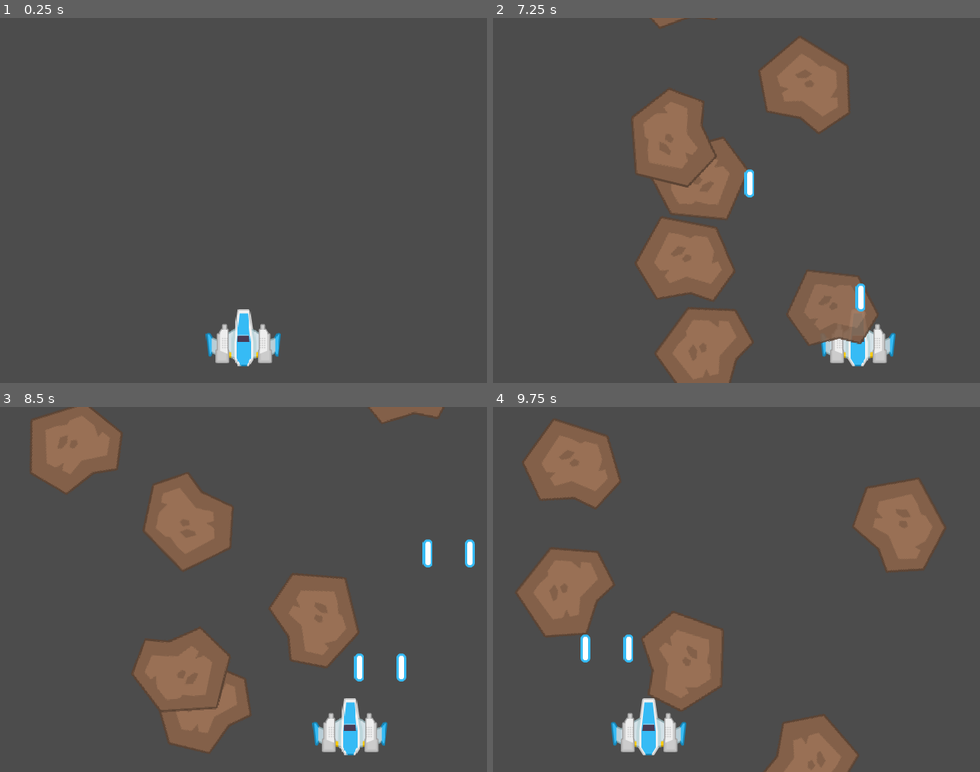
Above: before the commit, frames 1-4 (two rows, left to right).
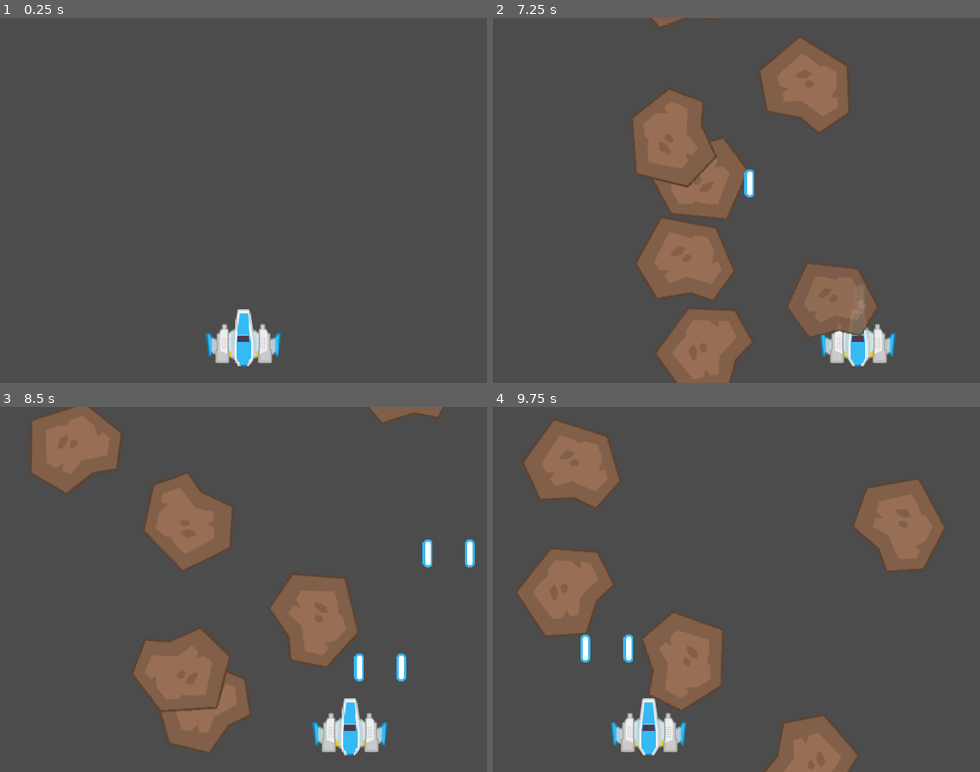
Above: after the commit, the same moments.

Repository: h3rd7/MySpaceShooter
Game: Godot game, scene res://scenes/main.tscn
The game is run twice, just before and just after one commit, with the same random seed, the same clock (stepped at 60 frames per second) and the same inputs.
Inputs:
- Up to frame 1 (0.25 s): no input
- Up to frame 2 (7.25 s): tap Enter at 0.5 s; hold Right (right_) 0.53-1.28 s; hold Up (shot_) 0.53-1.28 s; hold Left (left_) 1.28-2.03 s; tap Up (shot_) every 1.5 s from 1.35 to 5.85 s; hold Up (shot_) 2.03-2.78 s; hold Right (right_) 2.03-3.53 s; hold Up (shot_) 3.53-4.28 s; hold Left (left_) 3.53-5.78 s; hold Up (shot_) 5.03-5.78 s; hold Right (right_) from 5.78 s (still down); hold Up (shot_) from 6.53 s (still down)
- Up to frame 3 (8.5 s): release Up (shot_) at 7.28 s; tap Up (shot_) at 7.35 s; release Right (right_) at 8.03 s; hold Left (left_) from 8.03 s (still down); hold Up (shot_) from 8.03 s (still down)
- Up to frame 4 (9.75 s): release Up (shot_) at 8.78 s; tap Up (shot_) at 8.85 s; release Left (left_) at 9.53 s; hold Right (right_) from 9.53 s (still down); hold Up (shot_) from 9.53 s (still down)

The runs differ from the first frame. In frame 2, 1.0% of the frame differs, in the area x 60-79%, y 67-90%; in frame 3, less than 0.1%; in frame 4, less than 0.1%.

Commit message:
particles added to the meteor

Diff:
--- a/project.godot
+++ b/project.godot
@@ -54,6 +54,5 @@
 
 [rendering]
 
-quality/driver/driver_name="GLES2"
 vram_compression/import_etc=true
 vram_compression/import_etc2=false
--- a/scenes/meteor.tscn
+++ b/scenes/meteor.tscn
@@ -1,11 +1,11 @@
-[gd_scene load_steps=6 format=2]
+[gd_scene load_steps=10 format=2]
 
 [ext_resource path="res://scripts/meteor.gd" type="Script" id=1]
 [ext_resource path="res://sprites/Meteors/meteorBrown_big1.png" type="Texture" id=2]
 
 [sub_resource type="Animation" id=1]
 resource_name = "destroy"
-length = 0.6
+length = 0.8
 tracks/0/type = "value"
 tracks/0/path = NodePath("sprite:scale")
 tracks/0/interp = 1
@@ -25,7 +25,7 @@
 tracks/1/imported = false
 tracks/1/enabled = true
 tracks/1/keys = {
-"times": PoolRealArray( 0.0166305, 0.6 ),
+"times": PoolRealArray( 0.0166305, 0.5 ),
 "transitions": PoolRealArray( 1, 1 ),
 "update": 0,
 "values": [ Color( 1, 1, 1, 1 ), Color( 1, 1, 1, 0 ) ]
@@ -37,12 +37,24 @@
 tracks/2/imported = false
 tracks/2/enabled = true
 tracks/2/keys = {
-"times": PoolRealArray( 0.6 ),
+"times": PoolRealArray( 0.8 ),
 "transitions": PoolRealArray( 1 ),
 "values": [ {
 "args": [  ],
 "method": "queue_free"
 } ]
+}
+tracks/3/type = "value"
+tracks/3/path = NodePath("particles:emitting")
+tracks/3/interp = 1
+tracks/3/loop_wrap = true
+tracks/3/imported = false
+tracks/3/enabled = true
+tracks/3/keys = {
+"times": PoolRealArray( 0, 0.2, 0.7 ),
+"transitions": PoolRealArray( 1, 1, 1 ),
+"update": 1,
+"values": [ false, true, false ]
 }
 
 [sub_resource type="Animation" id=2]
@@ -74,11 +86,40 @@
 "values": [ Color( 1, 1, 1, 1 ) ]
 }
 
+[sub_resource type="CanvasItemMaterial" id=7]
+blend_mode = 1
+
+[sub_resource type="Gradient" id=4]
+offsets = PoolRealArray( 0, 0.459259, 0.733333, 1 )
+colors = PoolColorArray( 1, 1, 1, 1, 1, 0.925232, 0.234375, 1, 1, 0.117647, 0.117647, 1, 1, 0, 0, 0.117647 )
+
+[sub_resource type="GradientTexture" id=5]
+gradient = SubResource( 4 )
+
+[sub_resource type="ParticlesMaterial" id=6]
+emission_shape = 1
+emission_sphere_radius = 2.0
+flag_disable_z = true
+spread = 180.0
+flatness = 0.2
+gravity = Vector3( 0, 0, 0 )
+initial_velocity = 290.0
+initial_velocity_random = 0.5
+angular_velocity = 1.0
+orbit_velocity = 0.0
+orbit_velocity_random = 0.0
+linear_accel = 150.0
+linear_accel_random = 0.5
+radial_accel = 3.9
+scale = 20.0
+scale_random = 0.69
+color_ramp = SubResource( 5 )
+
 [node name="meteor" type="Area2D"]
 script = ExtResource( 1 )
 
 [node name="sprite" type="Sprite" parent="."]
-modulate = Color( 1, 1, 1, 0.85709 )
+modulate = Color( 1, 1, 1, 0.827524 )
 scale = Vector2( 1.31631, 1.31631 )
 texture = ExtResource( 2 )
 
@@ -91,3 +132,11 @@
 anims/destroy = SubResource( 1 )
 anims/hit = SubResource( 2 )
 anims/idle = SubResource( 3 )
+
+[node name="particles" type="Particles2D" parent="."]
+material = SubResource( 7 )
+emitting = false
+amount = 60
+lifetime = 0.6
+explosiveness = 0.7
+process_material = SubResource( 6 )
--- a/scripts/meteor.gd
+++ b/scripts/meteor.gd
@@ -21,5 +21,7 @@
 	get_node("anim").play("hit")
 	life -= value
 	if life <= 0:
+		set_process(false)
+		set_z_index(10) #set_z(10)
 		remove_from_group(game.GROUP_ENEMY)
 		get_node("anim").play("destroy")
